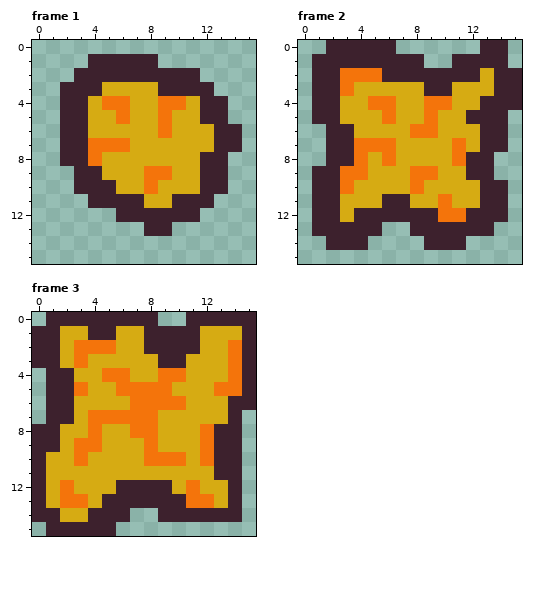
A pixel-art file gets an edit: assets/made/explosion.aseprite. Above, as it was before the edit.
16x16 pixels, 3 frames. Shown: frame 1, frame 2, frame 3.
Now the later version:
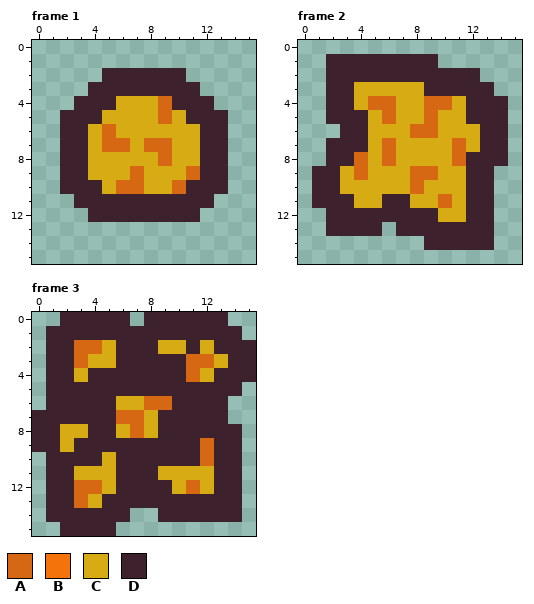
Palette (. is transparent): A #d66813  B #f4740b  C #d6ab13  D #3d212d
Change:
Frame 1:
y 1: x 4..8 DDDDD -> .....
y 2: x 3..4 DD -> ..; x 11 D -> .
y 3: x 2..3 DD -> ..; x 5..8 CCCC -> DDDD; x 12 D -> .
y 4: x 2 D -> .; x 4..6 CBB -> DDC; x 9..11 BBC -> ADD; x 13 D -> .
y 5: x 4 C -> D; x 6 B -> C; x 9 B -> A; x 11 C -> D
y 6: x 5 C -> A; x 9 B -> C; x 12 C -> D; x 14 D -> .
y 7: x 4..6 BBB -> CAA; x 8..9 CC -> AA; x 12 C -> D; x 14 D -> .
y 8: x 4 B -> C; x 9 C -> A
y 9: x 2 . -> D; x 4 D -> C; x 7..9 CBB -> ACC; x 11 C -> A
y 10: x 2 . -> D; x 5..8 DCCB -> CAAC; x 10..11 CC -> AD
y 11: x 3 . -> D; x 8..9 CC -> DD
y 12: x 4..5 .. -> DD
y 13: x 8..9 DD -> ..
Frame 2:
y 0: x 2..6 DDDDD -> .....; x 13..14 DD -> ..
y 1: x 1 D -> .; x 9 . -> D; x 11..14 DDDD -> ....
y 2: x 1 D -> .; x 3..5 BBB -> DDD; x 13..15 CDD -> ...
y 3: x 1 D -> .; x 3 B -> D; x 11..15 CCCDD -> DDD..
y 4: x 1 D -> .; x 3 C -> D; x 5..6 BB -> AA; x 9..10 BB -> AA; x 12 C -> D; x 15 D -> .
y 5: x 1 D -> .; x 3..4 CC -> DD; x 6 B -> A; x 9 B -> A
y 6: x 2 D -> .; x 4 C -> D; x 8..9 BB -> AA
y 7: x 4..6 BBB -> DCA; x 11 B -> A
y 8: x 4 B -> A; x 6 B -> A; x 11 B -> A; x 14 . -> D
y 9: x 3..4 BB -> CA; x 8..9 BB -> AA
y 10: x 3 B -> C; x 8 B -> A; x 12 C -> D; x 14 D -> .
y 11: x 3 C -> D; x 10 B -> A; x 12 C -> D; x 14 D -> .
y 12: x 1 D -> .; x 3 C -> D; x 10..11 BB -> CC; x 14 D -> .
y 13: x 1 D -> .; x 7 . -> D
y 14: x 2..4 DDD -> ...; x 12..13 .. -> DD
Frame 3:
y 0: x 1 D -> .; x 7 D -> .; x 9..10 .. -> DD; x 14..15 DD -> ..
y 1: x 0 D -> .; x 2..3 CC -> DD; x 6..7 CC -> DD; x 12..15 CCCD -> DDD.
y 2: x 0 D -> .; x 2..7 CBBBCC -> DAACDD; x 9..10 DD -> CC; x 13..14 CB -> DD
y 3: x 0 D -> .; x 2..3 CB -> DA; x 6..8 CCC -> DDD; x 11..12 CC -> AA; x 14 B -> D
y 4: x 4..11 CBBCCBBC -> DDDDDDDA; x 13..14 CB -> DD
y 5: x 3..15 BCCBBBBCCCBBD -> DDDDDDDDDDDD.
y 6: x 3..5 CCC -> DDD; x 7..15 BBBBCCCDD -> CAADDDD..
y 7: x 0 . -> D; x 3..14 CBBBBBCCCCCD -> DDDAACDDDDD.
y 8: x 4..5 BC -> DD; x 7..12 BBCCCB -> ACDDDD
y 9: x 3..12 BBCCCBCCCB -> DDDDDDDDDA
y 10: x 0..4 DCCBC -> .DDDD; x 6..12 CCBBBCB -> DDDDDDA
y 11: x 0..2 DCC -> .DD; x 6..8 CCC -> DDD
y 12: x 0..4 DCBCC -> .DDAA; x 11 B -> A; x 13 C -> D
y 13: x 0..3 DCBB -> .DDA; x 11..13 BBC -> DDD
y 14: x 0 D -> .; x 2..3 CC -> DD
y 15: x 1 D -> .
Changed places in both pictures, as pixel boxes (x1, y1, x2, y2):
changed: (60, 54, 242, 236)
changed: (312, 40, 522, 250)
changed: (32, 312, 256, 536)
